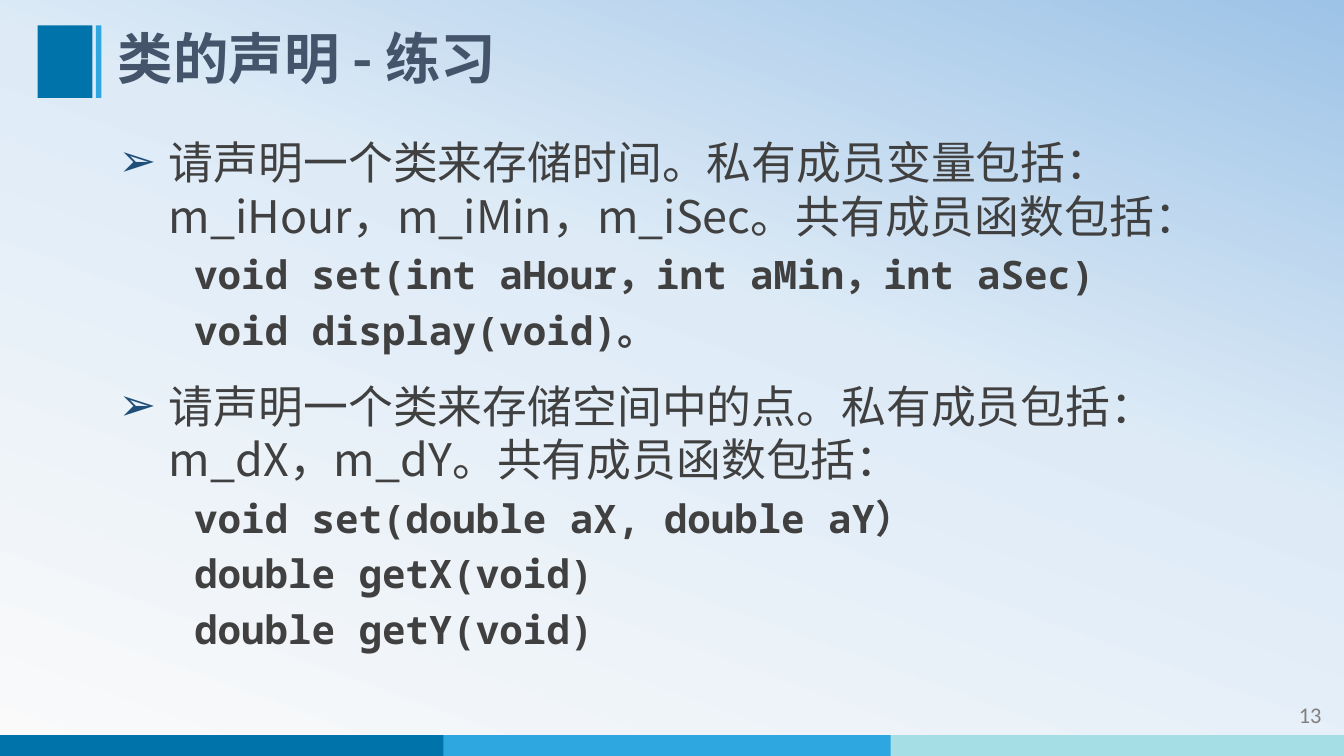
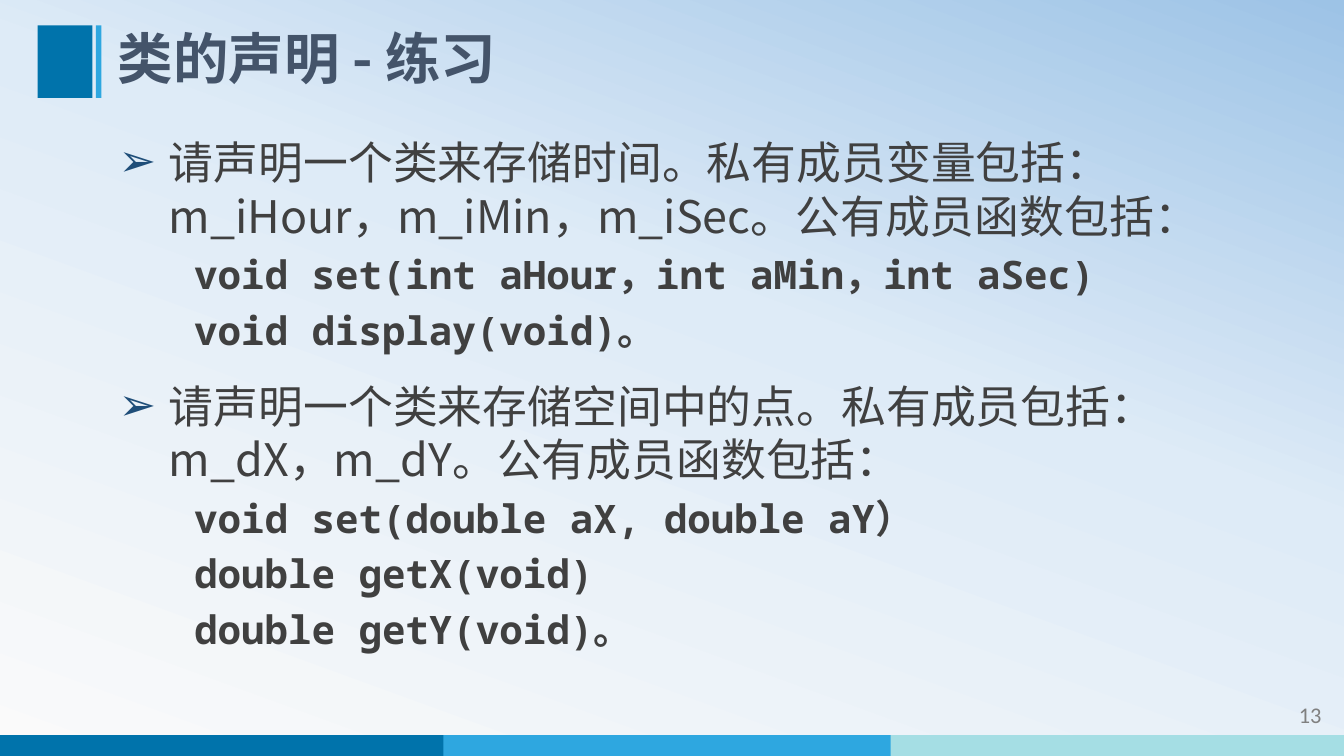
Before and after one commit to edu2act/course-cpp, a slide deck: slide 14 of materials/slides/ch03-class-and-object-up-1.pptx. Drawn at 1344x756 pixels with LibreOffice and Linux fonts; fonts in the diff are those of the drawing. Boxes give left, top, right and bottom in pixels: in the first picture for what was removed or moved away, otherwise in the second. Text is boxed around its words. In the diff, an @@ line names an element or a change of style, - is before the commit and + after.

```diff
--- a/materials/slides/ch03-class-and-object-up-1.pptx
+++ b/materials/slides/ch03-class-and-object-up-1.pptx
@@ text at (169,141,1199,240): text changed @@
-➢ 请声明一个类来存储时间。私有成员变量包括：m_iHour，m_iMin，m_iSec。共有成员函数包括：
+➢ 请声明一个类来存储时间。私有成员变量包括：m_iHour，m_iMin，m_iSec。公有成员函数包括：
@@ text at (169,385,1155,483): text changed @@
-➢ 请声明一个类来存储空间中的点。私有成员包括：m_dX，m_dY。共有成员函数包括：
+➢ 请声明一个类来存储空间中的点。私有成员包括：m_dX，m_dY。公有成员函数包括：
@@ text at (194,613,633,654): text changed @@
-    double getY(void)
+    double getY(void)。
```
Also in this commit, not shown: 4 other slides changed, 26 other files.
